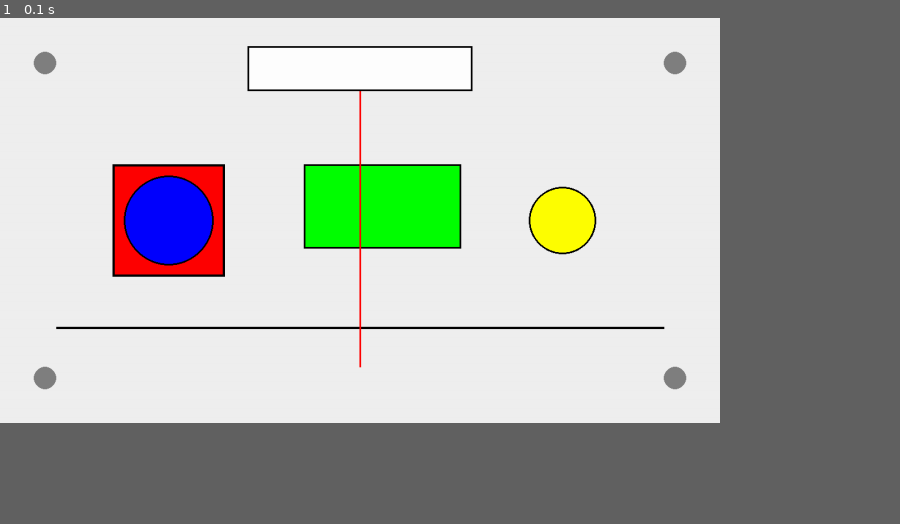
Above: before the commit, frame 1.
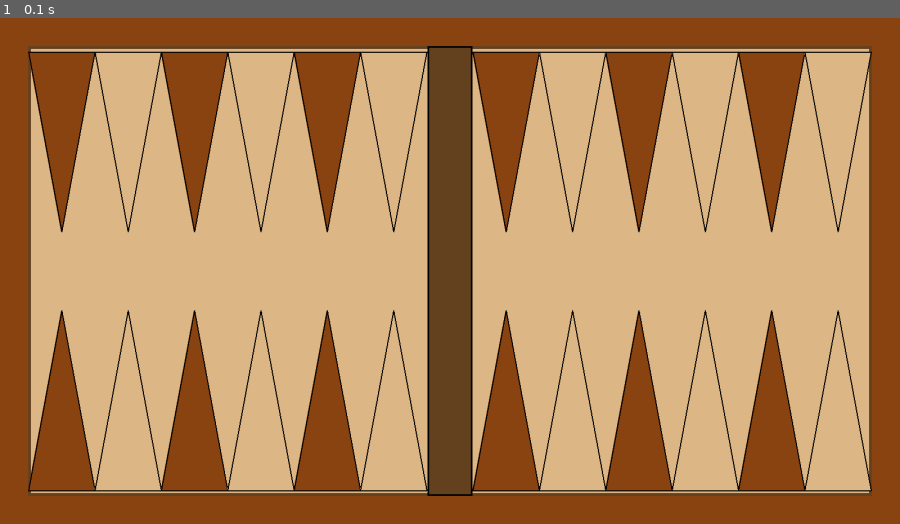
Above: after the commit, the same moment.

Repository: um-computacion/computacion-2025-backgammon-Francomaldonado1
Game: pygame game, started from Backgammon/Interfaces/PygameUI.py
The game is run twice, just before and just after one commit, with the same random seed, the same clock (stepped at 60 frames per second) and the same inputs.
Inputs:
- Up to frame 1 (0.1 s): no input
The window is 720x405 before the commit and 900x506 after it. Grey fills any space a smaller window leaves; there, only what the larger window draws over its background counts as a difference.

The runs differ from the first frame. In frame 1, 84% of the frame differs, in the area x 0-100%, y 0-100%.

Commit message:
Imprimiendo tablero de Backgammon y agrandando pantalla en Pygame

Diff:
--- a/Backgammon/Interfaces/PygameUI.py
+++ b/Backgammon/Interfaces/PygameUI.py
@@ -3,29 +3,29 @@
 from typing import Tuple, Optional
 
 class PygameUI:
-    def __init__(self, board_width: int = 1280, board_height: int = 720):
+    def __init__(self, board_width: int = 1600, board_height: int = 900):
         """Interfaz gráfica para el juego de Backgammon usando pygame."""
         pygame.init()
-        self.__screen = pygame.display.set_mode((board_width, board_height))
-        pygame.display.set_caption("Backgammon - Prueba de Interfaz")
-        self.__clock = pygame.time.Clock()
-        self.__running = True
+        self.__screen__ = pygame.display.set_mode((board_width, board_height))
+        pygame.display.set_caption("Backgammon - Tablero Perfecto")
+        self.__clock__ = pygame.time.Clock()
+        self.__running__ = True
 
-        # Colores para las figuras de prueba
-        self.__white = (255, 255, 255)
-        self.__black = (0, 0, 0)
-        self.__red = (255, 0, 0)
-        self.__blue = (0, 0, 255)
-        self.__green = (0, 255, 0)
-        self.__gray = (128, 128, 128)
+        # Colores para el tablero de Backgammon
+        self.__white__ = (255, 255, 255)
+        self.__black__ = (0, 0, 0)
+        self.__brown_light__ = (222, 184, 135)  # Beige para puntos claros
+        self.__brown_dark__ = (139, 69, 19)     # Marrón para puntos oscuros
+        self.__board_border__ = (101, 67, 33)   # Borde del tablero
+        self.__bar_color__ = (101, 67, 33)      # Color de la barra central
 
     def run(self) -> None:
         """Loop principal del juego."""
-        while self.__running:
+        while self.__running__:
             self.__handle_events()
             self.__update()
             self.__draw()
-            self.__clock.tick(60)  # 60 FPS
+            self.__clock__.tick(60)  # 60 FPS
 
         pygame.quit()
         sys.exit()
@@ -34,10 +34,10 @@
         """Maneja los eventos del usuario."""
         for event in pygame.event.get():
             if event.type == pygame.QUIT:
-                self.__running = False
+                self.__running__ = False
             elif event.type == pygame.KEYDOWN:
                 if event.key == pygame.K_ESCAPE:
-                    self.__running = False
+                    self.__running__ = False
 
     def __update(self) -> None:
         """Actualiza el estado del juego."""
@@ -45,51 +45,103 @@
 
     def __draw(self) -> None:
         """Dibuja todos los elementos en pantalla."""
-        # Limpiar pantalla con fondo gris claro
-        self.__screen.fill((240, 240, 240))
+        # Limpiar pantalla con fondo marrón como tablero de madera
+        self.__screen__.fill((139, 69, 19))
 
-        # Dibujar figuras de prueba
-        self.__draw_test_shapes()
+        # Dibujar tablero de Backgammon
+        self.__draw_backgammon_board()
 
         # Actualizar pantalla
         pygame.display.flip()
 
-    def __draw_test_shapes(self) -> None:
-        """Dibuja figuras de prueba para verificar que pygame funciona."""
+    def __draw_backgammon_board(self) -> None:
+        """Dibuja el tablero completo de Backgammon con dimensiones perfectas."""
 
-        # Cuadrado rojo con círculo azul adentro (izquierda)
-        square_rect = pygame.Rect(200, 260, 200, 200)
-        pygame.draw.rect(self.__screen, self.__red, square_rect)
-        pygame.draw.rect(self.__screen, self.__black, square_rect, 4)  # Borde negro
+        # Dimensiones calculadas para ocupar toda la pantalla
+        board_margin = 50
+        board_width = 1500   # Ocupa casi toda la pantalla
+        board_height = 800   # Ocupa casi toda la altura
+        board_rect = pygame.Rect(board_margin, board_margin, board_width, board_height)
 
-        # Círculo azul dentro del cuadrado
-        circle_center = (square_rect.centerx, square_rect.centery)
-        pygame.draw.circle(self.__screen, self.__blue, circle_center, 80)
-        pygame.draw.circle(self.__screen, self.__black, circle_center, 80, 3)  # Borde negro
+        # Dibujar fondo del tablero
+        pygame.draw.rect(self.__screen__, self.__brown_light__, board_rect)
+        pygame.draw.rect(self.__screen__, self.__board_border__, board_rect, 5)
 
-        # Rectángulo verde (centro)
-        green_rect = pygame.Rect(540, 260, 280, 150)
-        pygame.draw.rect(self.__screen, self.__green, green_rect)
-        pygame.draw.rect(self.__screen, self.__black, green_rect, 3)
+        # Dibujar barra central perfectamente centrada
+        bar_width = 80
+        bar_x = board_margin + (board_width // 2) - (bar_width // 2)
+        bar_rect = pygame.Rect(bar_x, board_margin, bar_width, board_height)
+        pygame.draw.rect(self.__screen__, self.__bar_color__, bar_rect)
+        pygame.draw.rect(self.__screen__, self.__black__, bar_rect, 3)
 
-        # Círculo amarillo independiente (derecha)
-        pygame.draw.circle(self.__screen, (255, 255, 0), (1000, 360), 60)
-        pygame.draw.circle(self.__screen, self.__black, (1000, 360), 60, 3)
+        # Dibujar los 24 puntos perfectamente alineados
+        self.__draw_points()
 
-        # Líneas de prueba (cruz que divide la pantalla)
-        pygame.draw.line(self.__screen, self.__black, (100, 550), (1180, 550), 4)  # Horizontal
-        pygame.draw.line(self.__screen, self.__red, (640, 100), (640, 620), 3)      # Vertical centro
+    def __draw_points(self) -> None:
+        """Dibuja los 24 puntos perfectamente alineados y ocupando todo el espacio."""
 
-        # Pequeños círculos en las esquinas
-        corners = [(80, 80), (1200, 80), (80, 640), (1200, 640)]
-        for corner in corners:
-            pygame.draw.circle(self.__screen, self.__gray, corner, 20)
+        # Cálculos precisos para ocupar todo el espacio disponible
+        board_margin = 50
+        board_width = 1500
+        board_height = 800  # Definir board_height aquí también
+        bar_width = 80
 
-        # Título en la parte superior (usando texto básico con formas)
-        # Rectángulo de fondo para el "título"
-        title_rect = pygame.Rect(440, 50, 400, 80)
-        pygame.draw.rect(self.__screen, self.__white, title_rect)
-        pygame.draw.rect(self.__screen, self.__black, title_rect, 3)
+        # Espacio disponible para cada lado (sin contar la barra)
+        side_width = (board_width - bar_width) // 2  # 710 píxeles por lado
+        point_width = side_width // 6  # 118 píxeles por triángulo
+        point_height = 320  # Altura grande para los triángulos
+
+        # LADO DERECHO - Cuadrante superior derecho (puntos 1-6)
+        start_x_right = board_margin + side_width + bar_width
+        for i in range(6):
+            x = start_x_right + (i * point_width)
+            y = board_margin + 10
+            color = self.__brown_dark__ if i % 2 == 0 else self.__brown_light__
+            self.__draw_triangle_point(x, y, point_width, point_height, color, pointing_down=True)
+
+        # LADO IZQUIERDO - Cuadrante superior izquierdo (puntos 7-12)
+        start_x_left = board_margin
+        for i in range(6):
+            x = start_x_left + ((5-i) * point_width)  # Orden inverso
+            y = board_margin + 10
+            color = self.__brown_light__ if i % 2 == 0 else self.__brown_dark__
+            self.__draw_triangle_point(x, y, point_width, point_height, color, pointing_down=True)
+
+        # LADO IZQUIERDO - Cuadrante inferior izquierdo (puntos 13-18)
+        for i in range(6):
+            x = start_x_left + (i * point_width)
+            y = board_margin + board_height - point_height - 10
+            color = self.__brown_dark__ if i % 2 == 0 else self.__brown_light__
+            self.__draw_triangle_point(x, y, point_width, point_height, color, pointing_down=False)
+
+        # LADO DERECHO - Cuadrante inferior derecho (puntos 19-24)
+        for i in range(6):
+            x = start_x_right + ((5-i) * point_width)  # Orden inverso
+            y = board_margin + board_height - point_height - 10
+            color = self.__brown_light__ if i % 2 == 0 else self.__brown_dark__
+            self.__draw_triangle_point(x, y, point_width, point_height, color, pointing_down=False)
+
+    def __draw_triangle_point(self, x: int, y: int, width: int, height: int,
+                             color: Tuple[int, int, int], pointing_down: bool = True) -> None:
+        """Dibuja un punto triangular del tablero perfectamente."""
+
+        if pointing_down:
+            # Triángulo apuntando hacia abajo
+            points = [
+                (x + width // 2, y + height),  # Punto inferior (punta)
+                (x, y),                        # Esquina superior izquierda
+                (x + width, y)                 # Esquina superior derecha
+            ]
+        else:
+            # Triángulo apuntando hacia arriba
+            points = [
+                (x + width // 2, y),          # Punto superior (punta)
+                (x, y + height),              # Esquina inferior izquierda
+                (x + width, y + height)       # Esquina inferior derecha
+            ]
+
+        pygame.draw.polygon(self.__screen__, color, points)
+        pygame.draw.polygon(self.__screen__, self.__black__, points, 2)
 
 if __name__ == "__main__":
     game = PygameUI()
Not shown, changed: Backgammon/CHANGELOG.md
Not shown, changed: Backgammon/prompts-desarrollo.md
